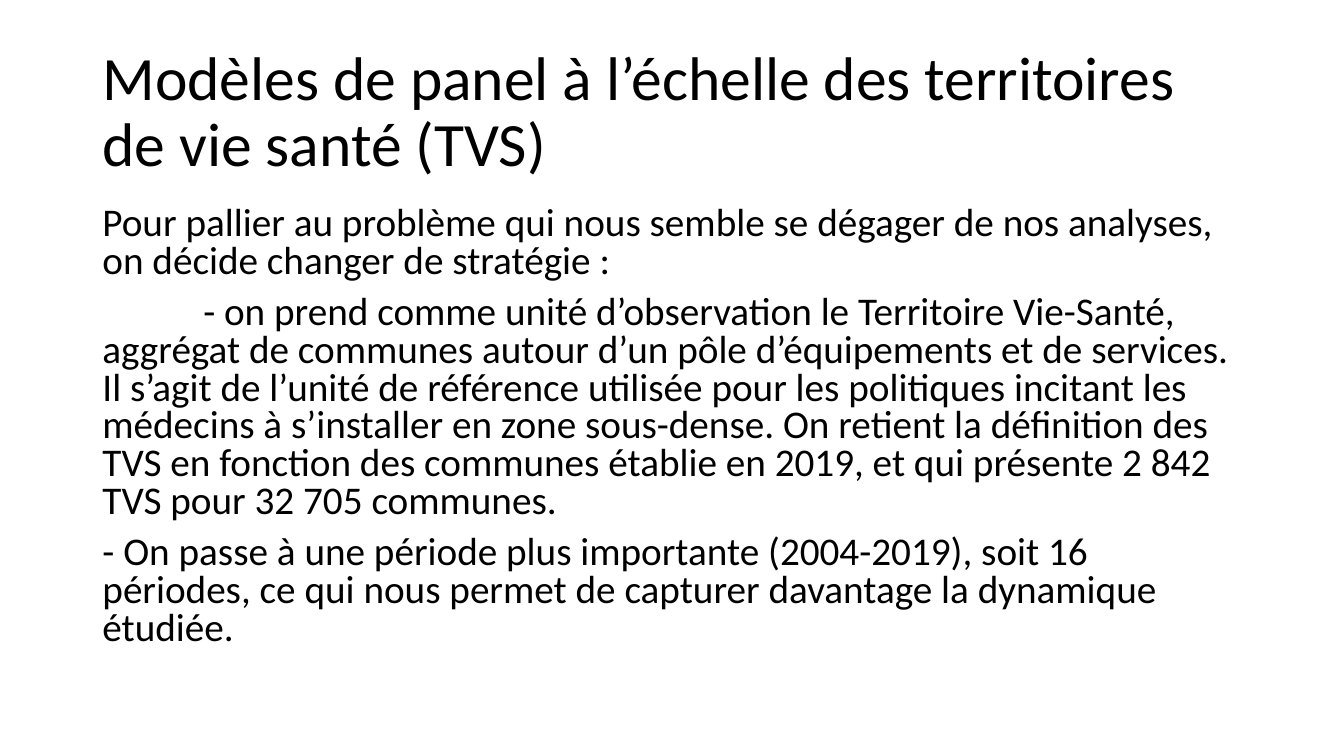
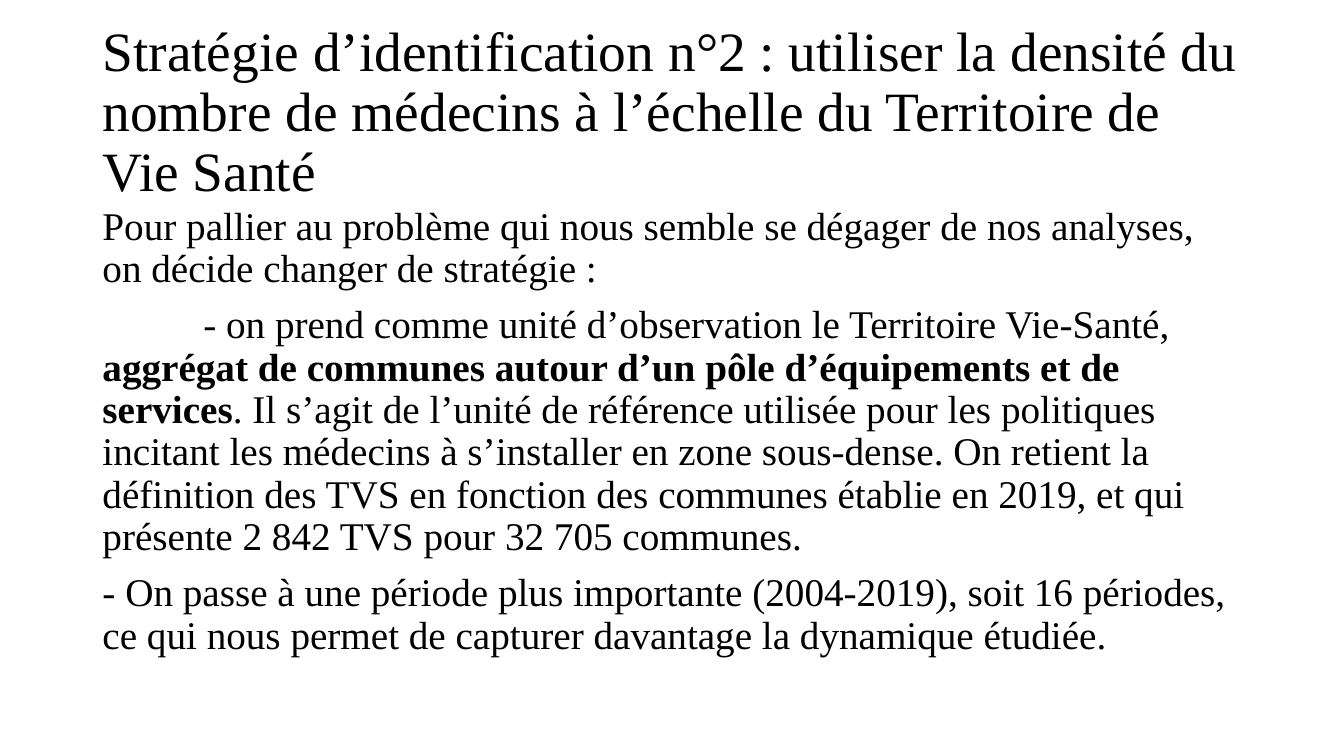
Before and after one commit to mchabaud/Project-DSSS, a slide deck: slide 8 of Presentation_13_04_22.pptx (slide 12 before the commit). Drawn at 1344x756 pixels with LibreOffice and Linux fonts; fonts in the diff are those of the drawing. Boxes give left, top, right and bottom in pixels: in the first picture for what was removed or moved away, otherwise in the second. Text is boxed around its words. In the diff, an @@ line names an element or a change of style, - is before the commit and + after.

```diff
--- a/Presentation_13_04_22.pptx
+++ b/Presentation_13_04_22.pptx
@@ title at (102, 32, 1236, 192): text changed; size 44 to 39.6 pt; font Calibri to Times New Roman @@
-Modèles de panel à l’échelle des territoires de vie santé (TVS)
+Stratégie d’identification n°2 : utiliser la densité du nombre de médecins à l’échelle du Territoire de Vie Santé
@@ text "Pour pallier au problème qui ..." at (102, 212, 1225, 656): font Calibri to Times New Roman; bold on in "aggrégat de communes autour d’un pôle d’équipements ..."; line spacing 0.8 to 0.9 @@
```
Also in this commit, not shown: 10 other slides changed, 5 slides added, 8 slides removed.
